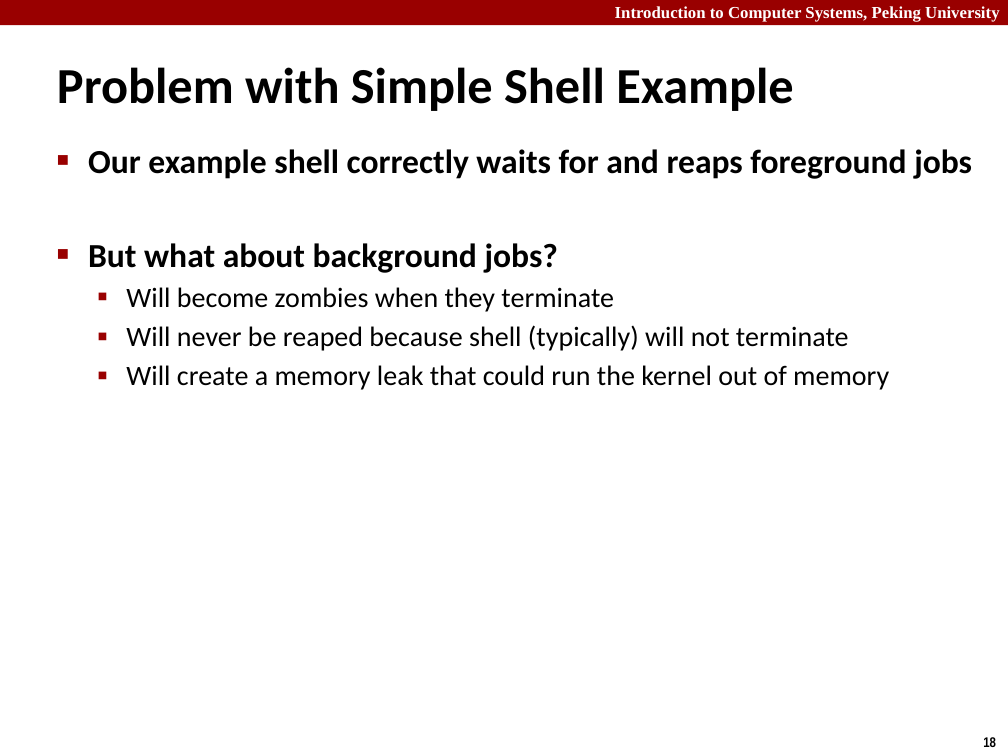
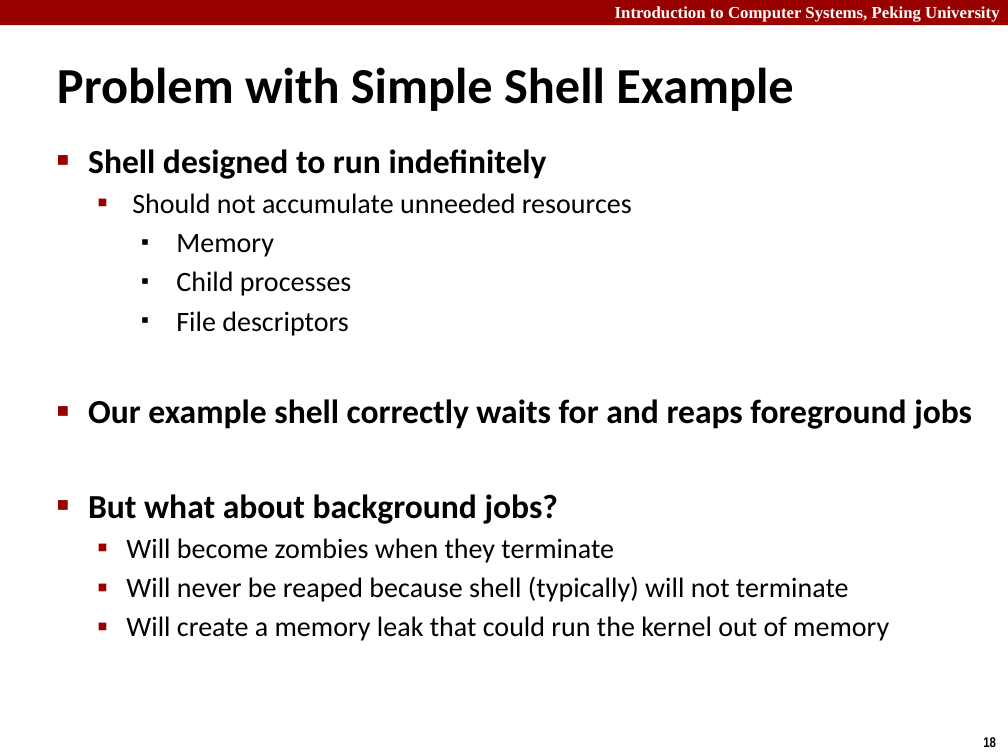
Before and after one commit to caodg/ics, a slide deck: slide 18 of slides/B03-ECF2.pptx. Drawn at 1008x756 pixels with LibreOffice and Linux fonts; fonts in the diff are those of the drawing. Boxes give left, top, right and bottom in pixels: in the first picture for what was removed or moved away, otherwise in the second. Text is boxed around its words. In the diff, an @@ line names an element or a change of style, - is before the commit and + after.

```diff
--- a/slides/B03-ECF2.pptx
+++ b/slides/B03-ECF2.pptx
@@ text at (88,149,632,336): paragraphs added @@
+■ Shell designed to run indefinitely
+  ▪ Should not accumulate unneeded resources
+    ▪ Memory
+    ▪ Child processes
+    ▪ File descriptors
```
Also in this commit, not shown: 6 other slides changed, 7 slides added, 1 slide removed, 2 other files.
